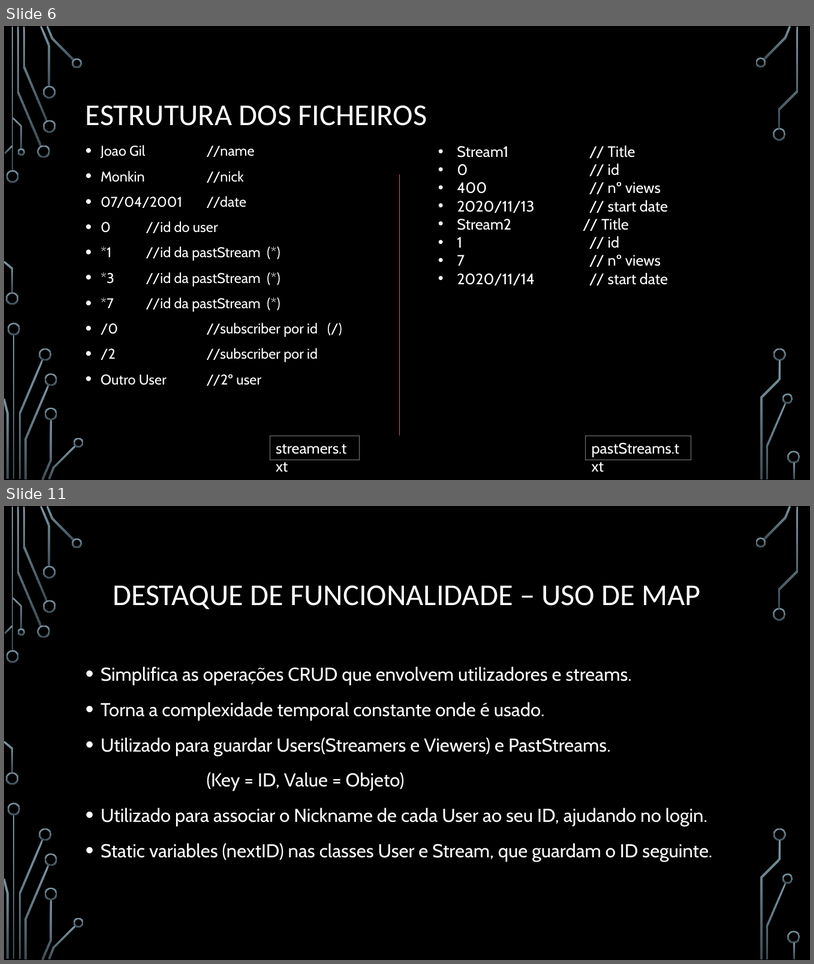
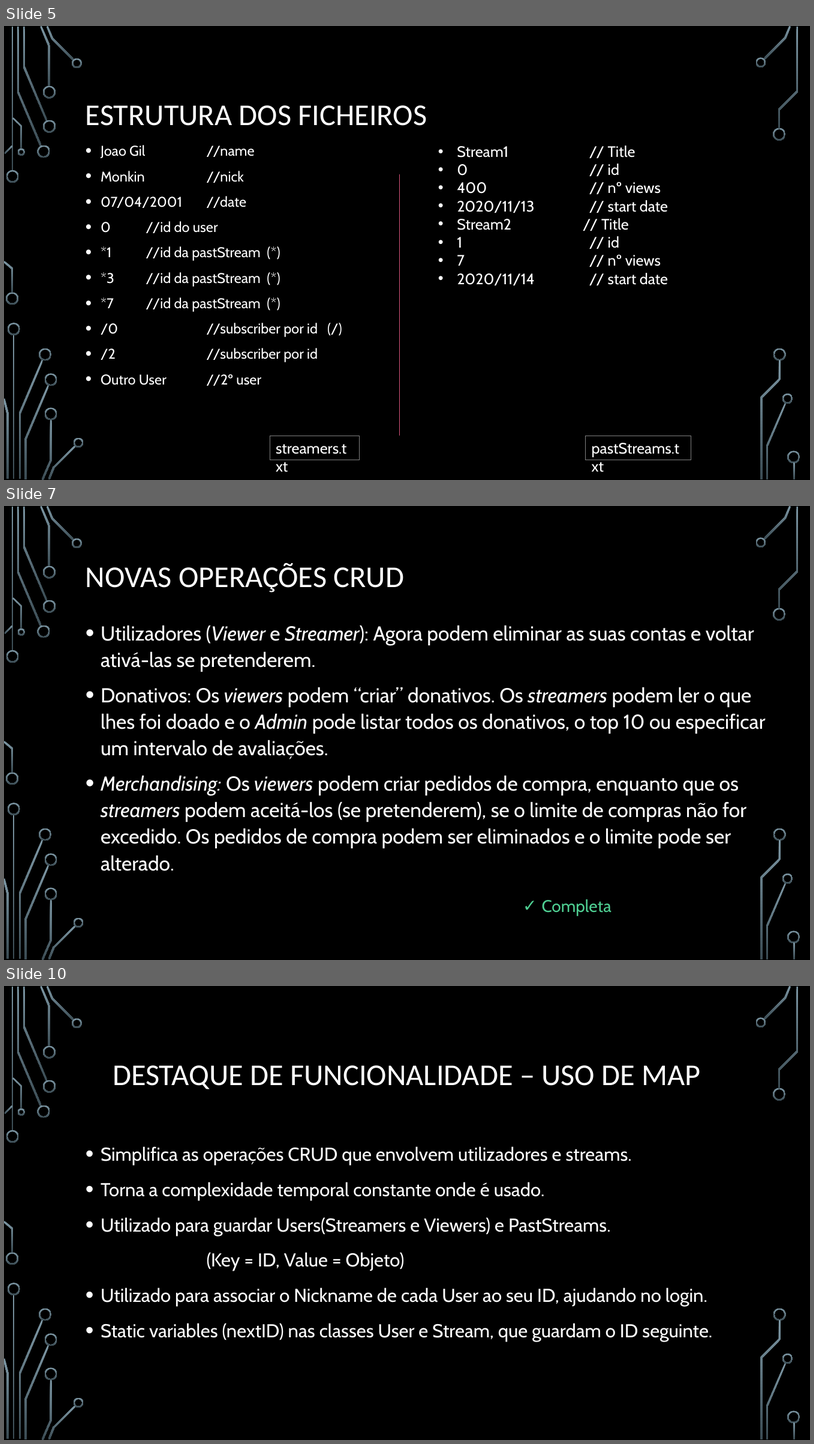
Before and after one commit to BrunoRosendo/StreamZ-AEDA-proj-, a slide deck: Parte 2.pptx. Shown one above the other, each under a label of ours: slides 6 and 11 before the commit, slides 5, 7 and 10 after it; the slides between them are not shown. The pictures are 814x964 and 814x1444 pixels, drawn with LibreOffice and Linux fonts; fonts in the diff are those of the drawing; background and template pictures are left out. Boxes give left, top, right and bottom in pixels: in the first picture for what was removed or moved away, otherwise in the second. Text is boxed around its words. In the diff, an @@ line names an element or a change of style, - is before the commit and + after.

```diff
--- a/Parte 2.pptx
+++ b/Parte 2.pptx
@@ slide 7 added at (x1=4, y1=506, x2=810, y2=960), background picture (left out); not listed: 36 template elements that a slide beside it also shows @@
@@ title added at (x1=86, y1=563, x2=404, y2=592), 36 pt, text #FFFFFF @@
+NOVAS OPERAÇÕES CRUD
@@ text added at (x1=101, y1=625, x2=766, y2=871), 24 pt, text #FFFFFF @@
+• Utilizadores (Viewer e Streamer): Agora podem eliminar as suas contas e voltar ativá-las se pretenderem.
+• Donativos: Os viewers podem “criar” donativos. Os streamers podem ler o que lhes foi doado e o Admin pode listar todos os donativos, o top 10 ou especificar um intervalo de avaliações.
+• Merchandising: Os viewers podem criar pedidos de compra, enquanto que os streamers podem aceitá-los (se pretenderem), se o limite de compras não for excedido. Os pedidos de compra podem ser eliminados e o limite pode ser alterado.
@@ text added at (x1=542, y1=899, x2=612, y2=916), 20 pt, text #4FD093 @@
+✓ Completa
@@ what was slide 6 is now slide 5 @@
@@ what was slide 11 is now slide 10 @@
```
Also in this commit, not shown: 5 slides changed, 1 other slide added, 4 slides removed.
